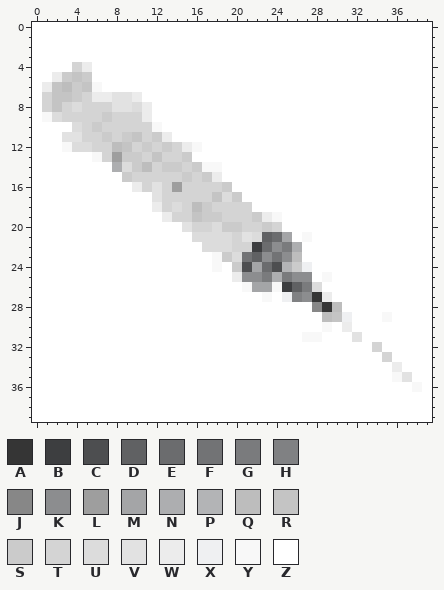
Two states of a pixel-art sprite, image_use/seringue.png. Above is the file before it was changed.
The file is 40x40 pixels. Colours within 5 levels of each other are drawn and written as one.
Palette (. is transparent): A #353535  B #3d3e40  C #4d4e50  D #606163  E #6b6c6e  F #727375  G #7a7b7d  H #808183  J #878787  K #8c8d8f  L #9e9e9e  M #a4a5a7  N #adaeb0  P #b3b4b6  Q #bdbdbd  R #c4c4c4  S #cbcbcb  T #d4d4d4  U #dcdcdc  V #e2e2e2  W #ececec  X #eff0f2  Y #f8f8f8  Z #ffffff
And afterwards:
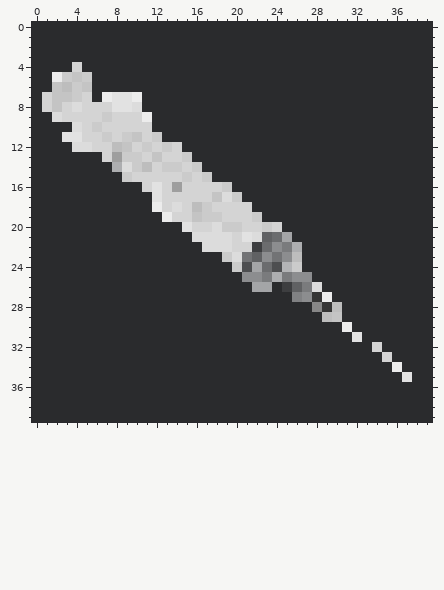
Diff:
colour Z: #ffffff -> #2a2b2d
y 4: x 5 W -> Z
y 6: x 1 W -> Z; x 6 Y -> Z
y 7: x 6 W -> Z
y 8: x 11 W -> Z
y 9: x 1 Y -> Z
y 10: x 12 Y -> Z
y 11: x 13 W -> Z
y 12: x 3 Y -> Z; x 15..16 WY -> ZZ
y 13: x 6 Y -> Z
y 14: x 17..18 YY -> ZZ
y 15: x 18 W -> Z
y 16: x 10 W -> Z
y 19: x 23..24 WY -> ZZ
y 21: x 27 Y -> Z
y 23: x 18 Y -> Z
y 24: x 18 Y -> Z; x 27 X -> Z
y 25: x 20 W -> Z; x 29 Y -> Z
y 26: x 21 Y -> Z; x 24 Y -> Z
y 27: x 23 Y -> Z; x 25 X -> Z
y 29: x 31 X -> Z; x 35 Y -> Z
y 30: x 29 Y -> Z
y 31: x 27..28 YY -> ZZ
y 35: x 36 Y -> Z
y 36: x 38 Y -> Z
Boxes around the changes in both pictures, in picture pixels (x1, y1, x2, y2):
changed: (32, 22, 432, 422)
